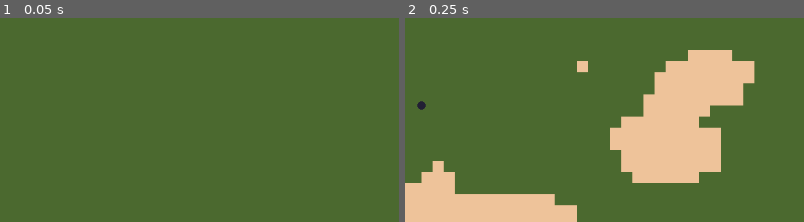
Above: before the commit, frames 1-2 (left to right).
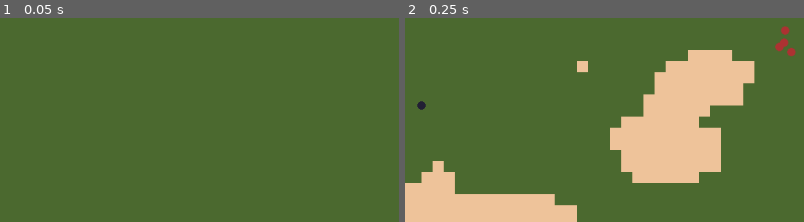
Above: after the commit, the same moments.

Repository: adufou/auto-arpg
Game: Godot game, scene res://root.tscn
Same seed, same stepped clock (60 frames per second), same inputs: the game is played once before the commit and once after it.
Inputs:
- Up to frame 1 (0.05 s): no input
- Up to frame 2 (0.25 s): no input
The pictures show only the part of the screen within x 48-98%, y 24-74%; the shares and areas given below are measured in that part.

Frame 1 is identical in both runs. In frame 2, 0.3% of the frame differs, in the area x 92-98%, y 3-19%.

Commit message:
feat: player spawn, mob spawn in pack

Diff:
--- a/modules/mob/mob.tscn
+++ b/modules/mob/mob.tscn
@@ -5,6 +5,8 @@
 [ext_resource type="Texture2D" uid="uid://dxm7h8o5jex0t" path="res://assets/mob.png" id="4_texture"]
 
 [node name="Mob" instance=ExtResource("1_base")]
+collision_layer = 4
+collision_mask = 3
 script = ExtResource("2_script")
 
 [node name="Sprite2D" type="Sprite2D" parent="." index="2"]
--- /dev/null
+++ b/modules/mob_spawner/mob_spawner.gd
@@ -0,0 +1,226 @@
+extends Node2D
+
+@export var mob_scene: PackedScene
+
+var world_node: Node2D
+var navigation_region: NavigationRegion2D
+var player: Player
+var world_size: Vector2i
+var tile_size: int
+
+var mob_packs: Array[Vector2] = []
+var mobs_spawned: Array[Node] = []
+
+const min_mob_packs: int = 3
+const max_mob_packs: int = 7
+const min_mobs_per_pack: int = 2
+const max_mobs_per_pack: int = 5
+const min_pack_distance: float = 25.0
+const min_player_distance: float = 25.0
+
+func setup(_world_node: Node2D, _navigation_region: NavigationRegion2D, _player: Player) -> void:
+	world_node = _world_node
+	navigation_region = _navigation_region
+	player = _player
+
+	tile_size = world_node.get_tile_size()
+
+func spawn_mobs() -> void:
+	world_size = world_node.get_world_size()
+
+	var num_packs = randi_range(min_mob_packs, max_mob_packs)
+
+	var max_global_attempts = 100
+	var global_attempts = 0
+	var packs_created = 0
+
+	while packs_created < num_packs and global_attempts < max_global_attempts:
+		if await create_mob_pack():
+			packs_created += 1
+		else:
+			global_attempts += 1
+
+func create_mob_pack() -> bool:
+	var mobs_count = randi_range(min_mobs_per_pack, max_mobs_per_pack)
+
+	var pack_position = find_valid_pack_position(mobs_count)
+	if pack_position == Vector2.ZERO:
+		return false
+
+	mob_packs.append(pack_position)
+
+	await spawn_mobs_in_pack(pack_position, mobs_count)
+
+	return true
+
+func find_valid_pack_position(mobs_count: int = 5) -> Vector2:
+	var max_attempts = 20
+	var attempts = 0
+
+	var min_area_needed = mobs_count * 0.5 * PI
+	var min_radius_needed = sqrt(min_area_needed / PI)
+
+	min_radius_needed = max(min_radius_needed, 5.0)
+
+	var border_margin = min_radius_needed * 1.5
+	if border_margin > min(world_size.x, world_size.y) * 0.2:
+		border_margin = min(world_size.x, world_size.y) * 0.2
+
+	print_debug('world size', world_size.x, world_size.y)
+
+	while attempts < max_attempts:
+		var test_position = Vector2(
+			randf_range(border_margin, world_size.x - border_margin),
+			randf_range(border_margin, world_size.y - border_margin)
+		)
+		print_debug('test position = x:' + str(test_position.x) + ', y:' + str(test_position.x))
+		if not is_position_navigable(test_position):
+			attempts += 1
+			continue
+		var valid_surrounding = check_surrounding_area(test_position, min_radius_needed)
+		if not valid_surrounding:
+			attempts += 1
+			continue
+
+		var too_close_to_pack = false
+		for pack_pos in mob_packs:
+			if test_position.distance_to(pack_pos) < min_pack_distance + min_radius_needed:
+				too_close_to_pack = true
+				break
+
+		if too_close_to_pack:
+			attempts += 1
+			continue
+
+		var player_map_pos = player.global_position / tile_size
+		if test_position.distance_to(player_map_pos) < min_player_distance / tile_size:
+			attempts += 1
+			continue
+
+		return test_position
+
+	if mob_packs.size() >= min_mob_packs:
+		var reduced_distance = min_pack_distance * 0.5
+		for i in range(10):
+			var test_position = Vector2(
+				randf_range(border_margin, world_size.x - border_margin),
+				randf_range(border_margin, world_size.y - border_margin)
+			)
+
+			if is_position_navigable(test_position) and check_surrounding_area(test_position, min_radius_needed):
+				var too_close = false
+				for pack_pos in mob_packs:
+					if test_position.distance_to(pack_pos) < reduced_distance:
+						too_close = true
+						break
+
+				if not too_close:
+					return test_position
+
+	return Vector2.ZERO
+
+func check_surrounding_area(center_pos: Vector2, radius: float) -> bool:
+	var num_check_points = 8
+
+	for i in range(num_check_points):
+		var angle = TAU * i / num_check_points
+		var check_pos = center_pos + Vector2(cos(angle), sin(angle)) * radius
+
+		if not is_position_navigable(check_pos):
+			return false
+
+	return true
+
+func is_position_navigable(pos: Vector2) -> bool:
+	var world_rect = Rect2(Vector2.ZERO, world_size)
+	if not world_rect.has_point(pos):
+		push_warning("Position de navigation hors limites: ", pos, " (taille du monde: ", world_size, ")")
+		return false
+
+	var nav_map = navigation_region.get_navigation_map()
+	if not nav_map:
+		push_error("Impossible d'obtenir la carte de navigation!")
+		return false
+
+	var iteration_id = NavigationServer2D.map_get_iteration_id(nav_map)
+	if iteration_id <= 0:
+		push_warning("La carte de navigation n'est pas encore initialisée (iteration_id = ", iteration_id, ")")
+		return false
+
+	var world_pos = pos * tile_size
+
+	var space_state = get_world_2d().direct_space_state
+	var query = PhysicsPointQueryParameters2D.new()
+	query.position = world_pos
+	query.collision_mask = 1
+
+	var result = space_state.intersect_point(query)
+	if not result.is_empty():
+		return false
+
+	var closest_point = NavigationServer2D.map_get_closest_point(nav_map, pos)
+	var distance = pos.distance_to(closest_point)
+
+	return distance < 1.0
+
+func spawn_mobs_in_pack(center_position: Vector2, count: int) -> void:
+	var pack_area = 0.5 * PI * count
+	var optimal_radius = sqrt(pack_area / PI) * tile_size
+
+	var leader_mob = await spawn_single_mob(center_position)
+	if not leader_mob:
+		return
+
+	var golden_angle = PI * (3.0 - sqrt(5.0))
+
+	for i in range(1, count):
+		var angle = i * golden_angle
+
+		var distance_factor = float(i) / float(count - 1) if count > 1 else 0.5
+		var distance = optimal_radius * sqrt(distance_factor) * randf_range(0.5, 1.0)
+
+		var offset = Vector2(cos(angle), sin(angle)) * distance
+		var potential_position = center_position + offset
+
+		var max_position_attempts = 15
+		var position_attempts = 0
+
+		while not is_position_navigable(potential_position) and position_attempts < max_position_attempts:
+			angle += randf_range(-0.3, 0.3)
+			distance = optimal_radius * sqrt(distance_factor) * randf_range(0.4, 1.1)
+			offset = Vector2(cos(angle), sin(angle)) * distance
+			potential_position = center_position + offset
+			position_attempts += 1
+
+		if position_attempts < max_position_attempts:
+			await spawn_single_mob(potential_position)
+		else:
+			push_warning("Impossible de placer un mob dans le pack après ", max_position_attempts, " tentatives")
+
+func spawn_single_mob(spawn_position: Vector2) -> Node:
+	if not is_position_navigable(spawn_position):
+		push_warning("Tentative de spawn sur une position non navigable! Position: ", spawn_position)
+		return null
+
+	var mob_instance = mob_scene.instantiate()
+
+	world_node.add_child(mob_instance)
+
+	mob_instance.global_position = spawn_position
+	print_debug('spawn mob at x:' + str(mob_instance.global_position.x) + ', y:' + str(mob_instance.global_position.y))
+
+	await get_tree().process_frame
+
+	var space_state = get_world_2d().direct_space_state
+	var query = PhysicsPointQueryParameters2D.new()
+	query.position = mob_instance.global_position
+	query.collision_mask = 1
+	var result = space_state.intersect_point(query)
+
+	if not result.is_empty():
+		push_warning("Mob placé dans un obstacle - suppression!")
+		mob_instance.queue_free()
+		return null
+
+	mobs_spawned.append(mob_instance)
+	return mob_instance
--- /dev/null
+++ b/modules/mob_spawner/mob_spawner.tscn
@@ -0,0 +1,8 @@
+[gd_scene load_steps=3 format=3 uid="uid://l7uln5sqhcdy"]
+
+[ext_resource type="Script" uid="uid://bxr74nj1iafxn" path="res://modules/mob_spawner/mob_spawner.gd" id="1_d8m5g"]
+[ext_resource type="PackedScene" uid="uid://dk01yiwrmwwjg" path="res://modules/mob/mob.tscn" id="2_thry2"]
+
+[node name="MobSpawner" type="Node2D"]
+script = ExtResource("1_d8m5g")
+mob_scene = ExtResource("2_thry2")
--- a/modules/player/player.tscn
+++ b/modules/player/player.tscn
@@ -5,6 +5,8 @@
 [ext_resource type="Texture2D" uid="uid://dynqn7swernt0" path="res://assets/player.png" id="6_hd5yx"]
 
 [node name="Player" instance=ExtResource("1_physbase")]
+collision_layer = 2
+collision_mask = 5
 script = ExtResource("2_pnc3n")
 
 [node name="Camera2D" type="Camera2D" parent="." index="2"]
--- a/modules/world/world.gd
+++ b/modules/world/world.gd
@@ -1,23 +1,16 @@
 extends Node2D
 
-@export var navigation_region_2d: NavigationRegion2D
-@export var gaea_generator: GaeaGenerator
-@export var mob_spawner_scene: PackedScene
 @export var player_scene: PackedScene
 @export var player_margin: float = 3.0
 @export var mob_player_min_distance: float = 16.0
 
+var navigation_map: RID
+
 func _ready() -> void:
-	gaea_generator.generate()
+	%GaeaGenerator.generate()
 	await get_tree().process_frame
 
-	var world_size = gaea_generator.world_size
-
-	var nav_region = navigation_region_2d
-	if not nav_region:
-		push_error("Aucune région de navigation trouvée!")
-		return
-
+	var world_size = %GaeaGenerator.world_size
 	var nav_poly = NavigationPolygon.new()
 
 	var outline = PackedVector2Array([
@@ -31,11 +24,10 @@
 
 	nav_poly.make_polygons_from_outlines()
 
-	nav_region.navigation_polygon = nav_poly
+	%NavigationRegion2D.navigation_polygon = nav_poly
 
-	var nav_map = nav_region.get_navigation_map()
-	if nav_map:
-		NavigationServer2D.map_force_update(nav_map)
+	navigation_map = %NavigationRegion2D.get_navigation_map()
+	NavigationServer2D.map_force_update(navigation_map)
 
 	create_map_boundaries(Vector2(world_size.x, world_size.y))
 
@@ -44,13 +36,11 @@
 
 	place_player_on_edge()
 
-	for i in range(3):
-		await get_tree().process_frame
-
+	%MobSpawner.setup(self, %NavigationRegion2D, PlayerManager.player)
 	spawn_mobs()
 
 func get_world_size() -> Vector2:
-	var size_3d = gaea_generator.world_size * get_tile_size()
+	var size_3d = %GaeaGenerator.world_size * get_tile_size()
 	return Vector2(size_3d.x, size_3d.y)
 
 func get_tile_size() -> float:
@@ -82,7 +72,7 @@
 	add_child(static_body)
 
 func place_player_on_edge():
-	print_debug('Place player on edge -- TODO')
+	print_debug('Place player on edge -- TODO (spawning in the middle for now)')
 	var player: Player = player_scene.instantiate()
 	add_child(player)
 
@@ -90,30 +80,22 @@
 	PlayerManager.player.position = Vector2(get_world_size().x/2, get_world_size().y/2)
 
 func spawn_mobs():
-	print_debug('spawn mobs -- TODO')
+	print_debug('spawn mobs -- TODO (spawn not far from player for now)')
+	%MobSpawner.spawn_mobs()
 
 func wait_for_navigation_map_ready() -> void:
-	if not navigation_region_2d:
-		push_error("Navigation region n'est pas définie!")
-		return
-
-	var nav_map = navigation_region_2d.get_navigation_map()
-	if not nav_map:
-		push_error("Impossible d'obtenir la carte de navigation!")
-		return
-
-	var start_iteration_id = NavigationServer2D.map_get_iteration_id(nav_map)
+	var start_iteration_id = NavigationServer2D.map_get_iteration_id(navigation_map)
 
 	# Attendre quelques frames pour que la navigation se mette à jour
 	var frames_waited = 0
 	var max_frames = 10
 
 	while frames_waited < max_frames:
-		NavigationServer2D.map_force_update(nav_map)
+		NavigationServer2D.map_force_update(navigation_map)
 		await get_tree().process_frame
 		frames_waited += 1
 
-		var current_iteration_id = NavigationServer2D.map_get_iteration_id(nav_map)
+		var current_iteration_id = NavigationServer2D.map_get_iteration_id(navigation_map)
 		if current_iteration_id > start_iteration_id:
 			break
 
--- a/modules/world/world.tscn
+++ b/modules/world/world.tscn
@@ -1,22 +1,22 @@
-[gd_scene load_steps=8 format=3 uid="uid://dus10kgkxxw5h"]
+[gd_scene load_steps=9 format=3 uid="uid://dus10kgkxxw5h"]
 
 [ext_resource type="Script" uid="uid://bkp17hil00xqd" path="res://modules/world/world.gd" id="1_036b0"]
 [ext_resource type="Script" uid="uid://d4feanreabm81" path="res://addons/gaea/nodes/generator.gd" id="2_dwbse"]
 [ext_resource type="PackedScene" uid="uid://bftqx2ftpjdiy" path="res://modules/player/player.tscn" id="2_k621k"]
+[ext_resource type="PackedScene" uid="uid://l7uln5sqhcdy" path="res://modules/mob_spawner/mob_spawner.tscn" id="2_vsd7t"]
 [ext_resource type="Resource" uid="uid://bl13txgdfm6gh" path="res://modules/terrain_generation/gaea_graph.tres" id="3_pkg7o"]
 [ext_resource type="Script" uid="uid://b4x16tyyfihmb" path="res://addons/gaea/nodes/renderers/tilemap_renderer.gd" id="4_gbfbk"]
 [ext_resource type="TileSet" uid="uid://dd5ycdeimb7y8" path="res://modules/terrain_generation/tile_set.tres" id="5_ioo17"]
 
 [sub_resource type="NavigationPolygon" id="NavigationPolygon_28aoi"]
 
-[node name="WorldNode2D" type="Node2D" node_paths=PackedStringArray("navigation_region_2d", "gaea_generator")]
+[node name="WorldNode2D" type="Node2D"]
 script = ExtResource("1_036b0")
-navigation_region_2d = NodePath("NavigationRegion2D")
-gaea_generator = NodePath("GaeaGenerator")
 player_scene = ExtResource("2_k621k")
 metadata/_edit_lock_ = true
 
 [node name="GaeaGenerator" type="Node" parent="."]
+unique_name_in_owner = true
 script = ExtResource("2_dwbse")
 data = ExtResource("3_pkg7o")
 seed = 345266797
@@ -33,4 +33,8 @@
 metadata/_edit_lock_ = true
 
 [node name="NavigationRegion2D" type="NavigationRegion2D" parent="."]
+unique_name_in_owner = true
 navigation_polygon = SubResource("NavigationPolygon_28aoi")
+
+[node name="MobSpawner" parent="." instance=ExtResource("2_vsd7t")]
+unique_name_in_owner = true
Not shown, added: modules/mob_spawner/mob_spawner.gd.uid
